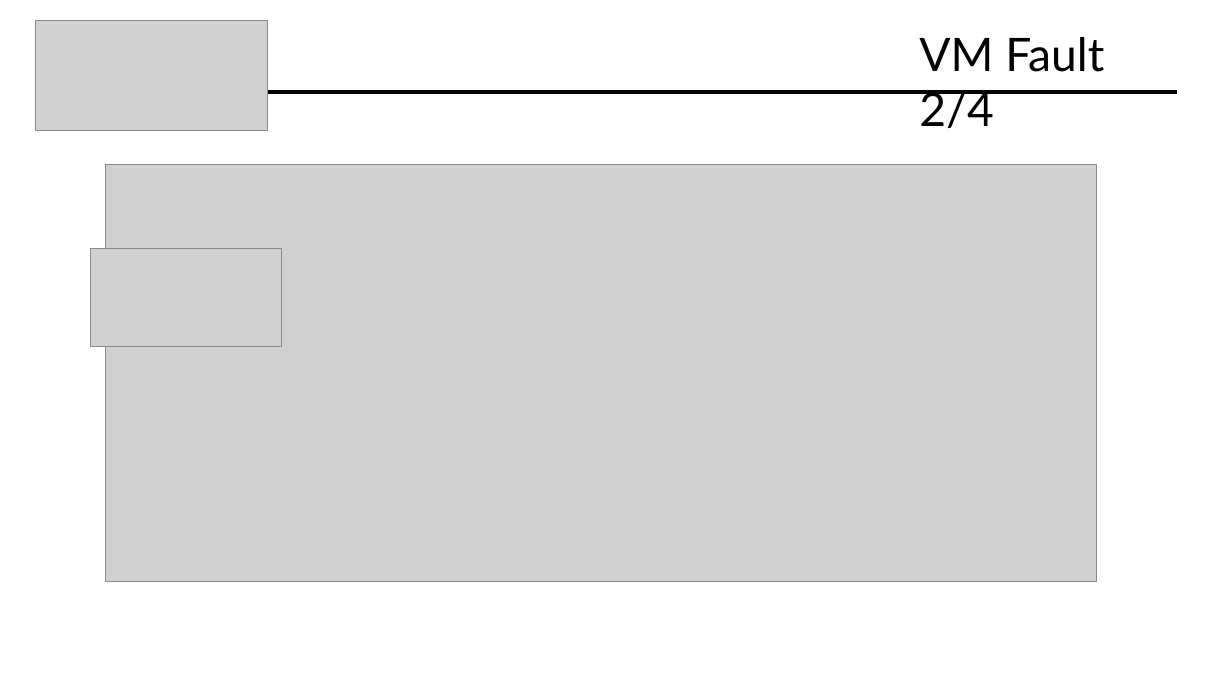
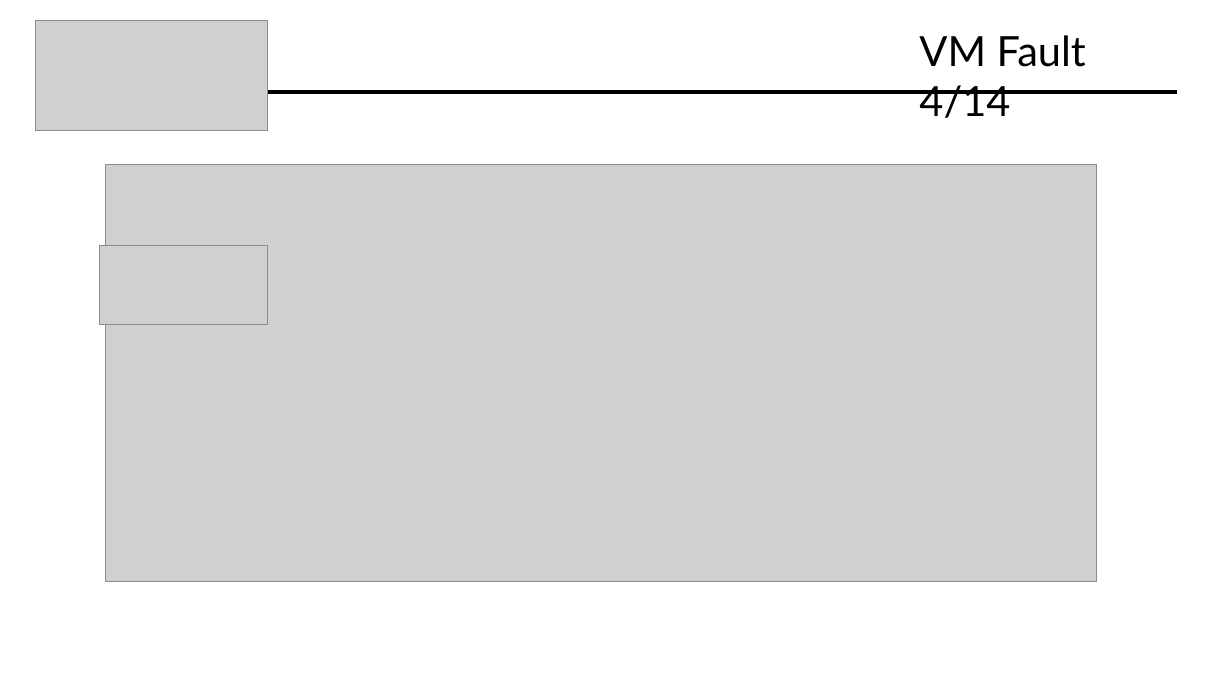
Before and after one commit to Davide619/OS161, a slide deck: slide 19 of Presentazione Progetto OS161.pptx (slide 18 before the commit). Drawn at 1232x693 pixels with LibreOffice and Linux fonts; fonts in the diff are those of the drawing; grey boxes stand for pictures. Boxes give left, top, right and bottom in pixels: in the first picture for what was removed or moved away, otherwise in the second. Text is boxed around its words. In the diff, an @@ line names an element or a change of style, - is before the commit and + after.

```diff
--- a/Presentazione Progetto OS161.pptx
+++ b/Presentazione Progetto OS161.pptx
@@ title at [919,35,1086,118]: text changed; size 36 to 32.4 pt @@
-VM Fault 2/4
+VM Fault 4/14
@@ picture: place and size @@
-picture at [91,249,282,347]
+picture at [99,245,267,324]
```
Also in this commit, not shown: 22 other slides changed, 3 slides added, 1 slide removed.
